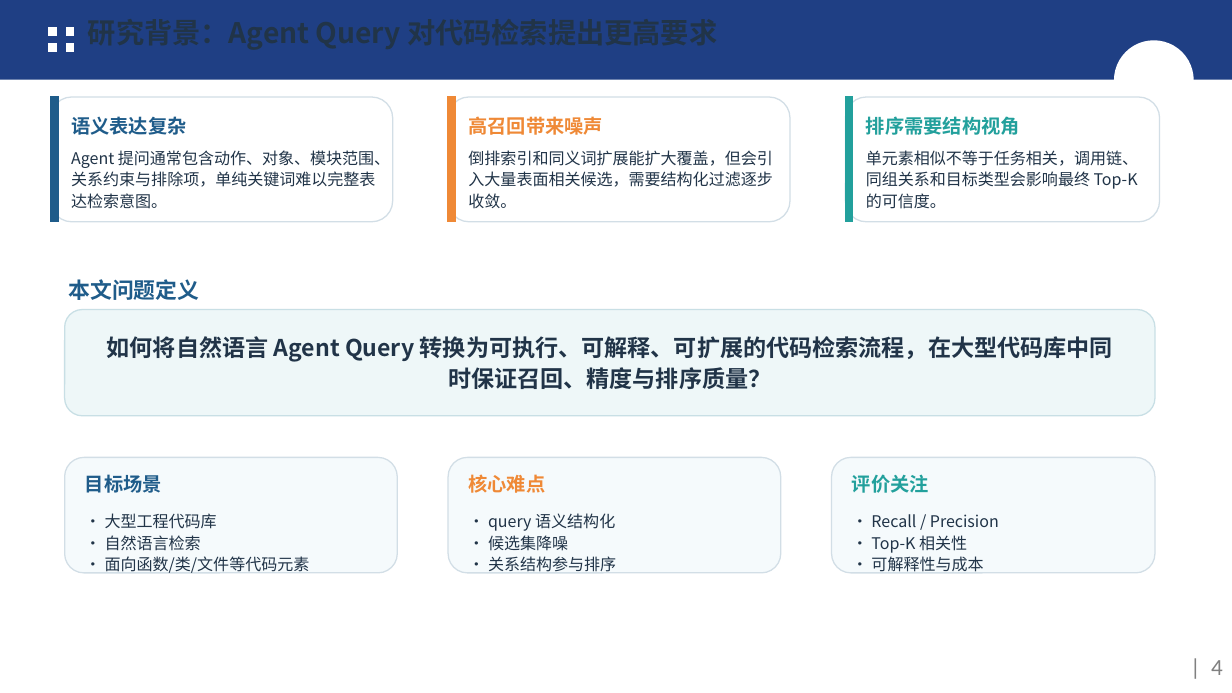
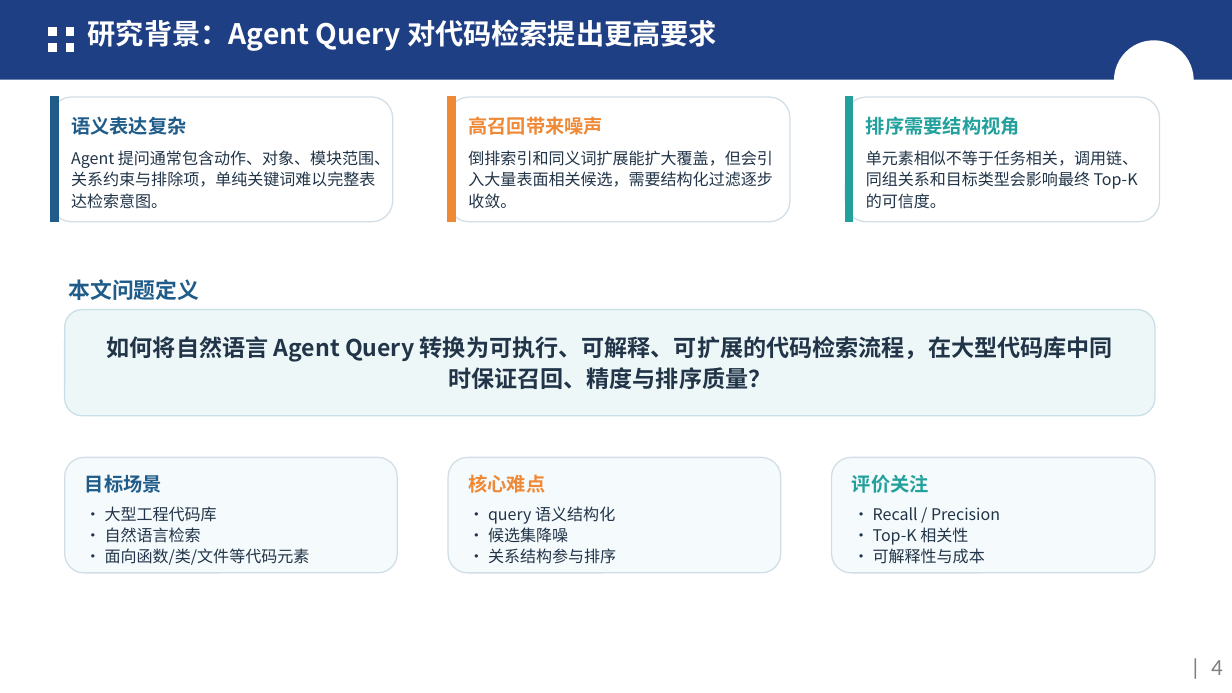
Before and after one commit to FDSE-IntelliDev/CodeSense, a slide deck: slide 4 of 中期答辩ppt_CodeSearch中期答辩.pptx. Drawn at 1232x693 pixels with LibreOffice and Linux fonts; fonts in the diff are those of the drawing; background and template pictures are left out. Boxes give left, top, right and bottom in pixels: in the first picture for what was removed or moved away, otherwise in the second. Text is boxed around its words. In the diff, an @@ line names an element or a change of style, - is before the commit and + after.

```diff
--- a/中期答辩ppt_CodeSearch中期答辩.pptx
+++ b/中期答辩ppt_CodeSearch中期答辩.pptx
@@ title "研究背景：Agent Query 对代码检索提出更高要求" at (x1=88, y1=20, x2=717, y2=51): text colour #213448 to #FFFFFF @@
@@ 3 texts moved together from (x1=105, y1=513, x2=999, y2=573) to (x1=105, y1=506, x2=1000, y2=565) @@
```
Also in this commit, not shown: 7 other slides changed.
